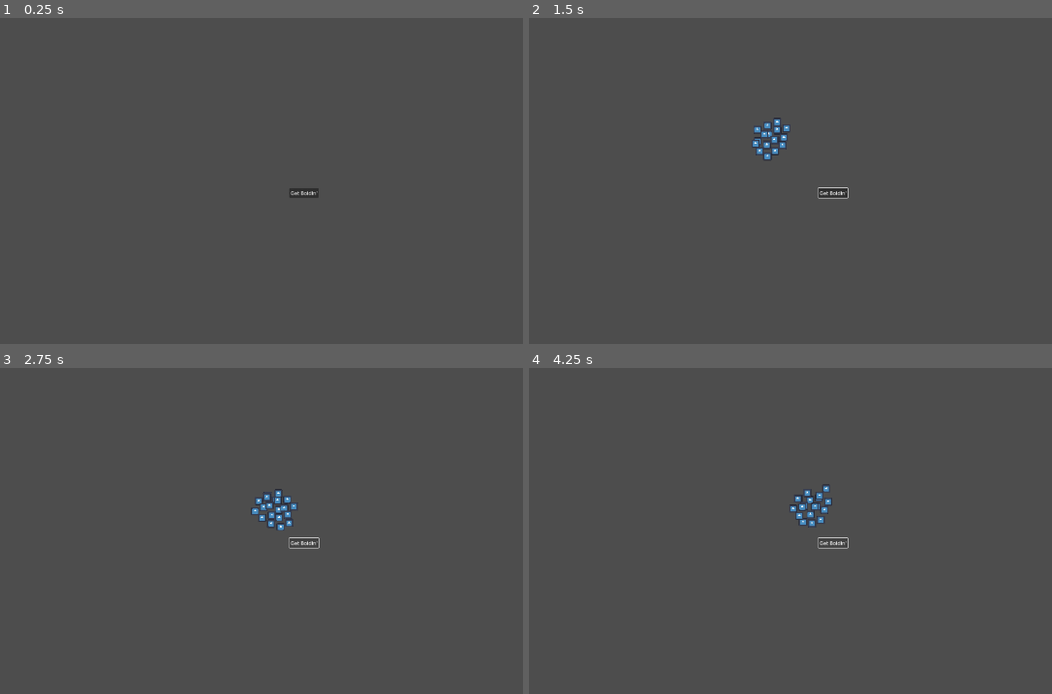
Above: before the commit, frames 1-4 (two rows, left to right).
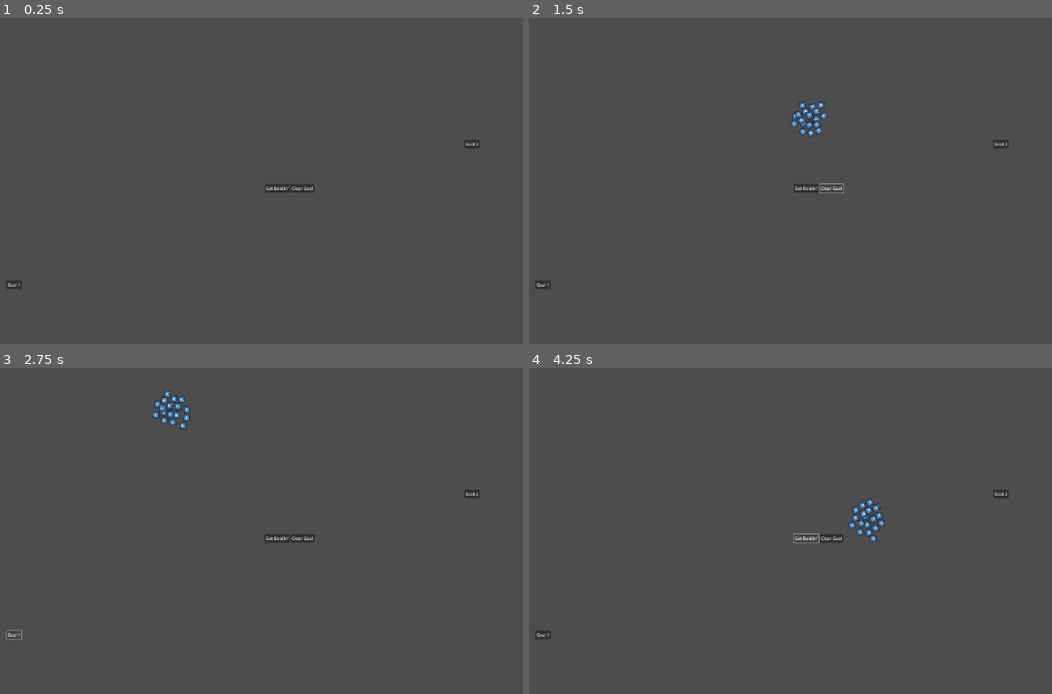
Above: after the commit, the same moments.

Repository: TheMammothManRemastered/unaboidable
Game: Godot game, scene res://first_boid_test.tscn
Same seed, same stepped clock (60 frames per second), same inputs: the game is played once before the commit and once after it. The project has no main scene, so this scene is started directly. The engine's default icon, where the game draws it, is replaced by a stand-in: a white triangle on a blue panel in a dark square.
Inputs (mouse positions are in pixels of both pictures, inside the frame that each line leads up to):
- Up to frame 1 (0.25 s): no input
- Up to frame 2 (1.5 s): click "Get Boidin'" at 0.5 s; click (832, 187) at 1.25 s, where only the run after the commit has a clickable "Clear Goal"
- Up to frame 3 (2.75 s): click "Get Boidin'" (after the commit: "Goal 1") at 2 s
- Up to frame 4 (4.25 s): click "Get Boidin'" (after the commit: "Goal 2") at 2.75 s; click "Get Boidin'" at 3.5 s

The runs differ from the first frame. In frame 1, 0.4% of the frame differs, in the area x 1-92%, y 37-84%; in frame 2, 1.1%; in frame 3, 1.1%, in the area x 1-92%, y 6-84%; in frame 4, 1.1%.

Commit message:
further boid work, refining the model

Diff:
--- a/boid.gd
+++ b/boid.gd
@@ -1,2 +1,5 @@
 extends CharacterBody2D
 class_name Boid
+
+func _physics_process(delta: float) -> void:
+	self.rotation = self.velocity.normalized().angle() + (PI / 2.0)
--- a/debug_boid_spawn.gd
+++ b/debug_boid_spawn.gd
@@ -1,6 +1,17 @@
-extends Button
+extends Node2D
 
 signal boid(int, Vector2, Vector3)
 
 func _on_pressed() -> void:
 	boid.emit(20, Vector2(0, 0), Vector2(50, 50))
+
+func _on_button_2_pressed() -> void:
+	$SwarmBrain.set_goal(null)
+
+func _set_goal_1() -> void:
+	print("now targeting goal 1")
+	$SwarmBrain.set_goal($Goal1)
+
+func _set_goal_2() -> void:
+	print("now targeting goal 2")
+	$SwarmBrain.set_goal($Goal2)
--- /dev/null
+++ b/first_boid_test.gd
@@ -0,0 +1 @@
+extends Node2D
--- a/first_boid_test.tscn
+++ b/first_boid_test.tscn
@@ -4,22 +4,51 @@
 [ext_resource type="Script" path="res://debug_boid_spawn.gd" id="2_fy16j"]
 
 [node name="BoidTest" type="Node2D"]
+script = ExtResource("2_fy16j")
 
 [node name="SwarmBrain" type="Node2D" parent="."]
 script = ExtResource("1_63red")
-separation_distance = 30.0
-world_boundary_weight = 500.0
+world_boundary_weight = 100.0
 world_box_size = Vector2(1152, 648)
-
-[node name="Button" type="Button" parent="."]
-offset_right = 8.0
-offset_bottom = 8.0
-text = "Get Boidin'"
-script = ExtResource("2_fy16j")
 
 [node name="Camera2D" type="Camera2D" parent="."]
 position = Vector2(-1, 2)
-zoom = Vector2(0.47, 0.47)
+zoom = Vector2(0.4, 0.4)
 
-[connection signal="boid" from="Button" to="SwarmBrain" method="spawn_boids"]
-[connection signal="pressed" from="Button" to="Button" method="_on_pressed"]
+[node name="HBoxContainer" type="HBoxContainer" parent="."]
+grow_horizontal = 2
+grow_vertical = 2
+size_flags_horizontal = 3
+size_flags_vertical = 3
+metadata/_edit_use_anchors_ = true
+
+[node name="Button" type="Button" parent="HBoxContainer"]
+layout_mode = 2
+size_flags_horizontal = 2
+text = "Get Boidin'"
+
+[node name="Button2" type="Button" parent="HBoxContainer"]
+layout_mode = 2
+text = "Clear Goal"
+
+[node name="Goal1" type="Node2D" parent="."]
+position = Vector2(-1053, 345)
+
+[node name="Button" type="Button" parent="Goal1"]
+offset_right = 8.0
+offset_bottom = 8.0
+text = "Goal 1"
+
+[node name="Goal2" type="Node2D" parent="."]
+position = Vector2(651, -180)
+
+[node name="Button" type="Button" parent="Goal2"]
+offset_right = 8.0
+offset_bottom = 8.0
+text = "Goal 2"
+
+[connection signal="boid" from="." to="SwarmBrain" method="spawn_boids"]
+[connection signal="pressed" from="HBoxContainer/Button" to="." method="_on_pressed"]
+[connection signal="pressed" from="HBoxContainer/Button2" to="." method="_on_button_2_pressed"]
+[connection signal="pressed" from="Goal1/Button" to="." method="_set_goal_1"]
+[connection signal="pressed" from="Goal2/Button" to="." method="_set_goal_2"]
--- a/swarm_brain.gd
+++ b/swarm_brain.gd
@@ -3,19 +3,21 @@
 
 # parent class for all boids, defines basic behaviour
 @export var coherence_weight: float = 1.0
-@export var separation_weight: float = 2.5
-@export var separation_distance: float = 20.0
+@export var separation_weight: float = 3.5
+@export var separation_distance: float = 30.0
 @export var alignment_weight: float = 1.0
-@export var world_boundary_weight: float = 24.0
+@export var world_boundary_weight: float = 10.0
 @export var world_box_size: Vector2 = Vector2(1920, 1080)
-@export var goal_weight: float = 0.9
+@export var goal_weight: float = 15.4
 @export var maximum_speed: float = 400.0
+@export var acceleration: float = 10.0
 
 var boid_scene: PackedScene = preload("res://boid.tscn")
 
 var boids: Array[Boid] = []
 var global_center_of_mass: Vector2
 var world_box: Vector2 = world_box_size / 2.0
+var goal: Node2D = null
 
 func _physics_process(delta: float) -> void:
 	global_center_of_mass = calculate_global_center_of_mass()
@@ -25,19 +27,24 @@
 		var separation = calculate_separation_vector(i)
 		var alignment = calculate_alignment_vector(i)
 		var world_boundary = calculate_world_boundary_vector(i)
+		var goal = calculate_goal_vector(i)
 
 		var resultant = (coherence * coherence_weight
 		+ separation * separation_weight
 		+ alignment * alignment_weight
-		+ world_boundary * world_boundary_weight)
+		+ world_boundary * world_boundary_weight
+		+ goal * goal_weight)
 
-		boids[i].velocity += resultant
+		boids[i].velocity += resultant# * acceleration
 		cap_speed(boids[i])
 		boids[i].move_and_slide()
 
 func cap_speed(b: Boid) -> void:
 	if (b.velocity.length() > maximum_speed):
 		b.velocity = b.velocity.normalized() * maximum_speed
+
+func set_goal(to: Node2D) -> void:
+	goal = to
 
 func spawn_boids(count: int, position: Vector2, spacing: Vector2) -> void:
 	boids.clear()
@@ -101,7 +108,9 @@
 	return out
 
 func calculate_goal_vector(index: int) -> Vector2:
-	return Vector2.ZERO
+	if (goal == null):
+		return Vector2.ZERO
+	return boids[index].global_position.move_toward(goal.global_position, 999.0).normalized()
 
 func calculate_world_boundary_vector(index: int) -> Vector2:
 	var out: Vector2 = Vector2.ZERO
